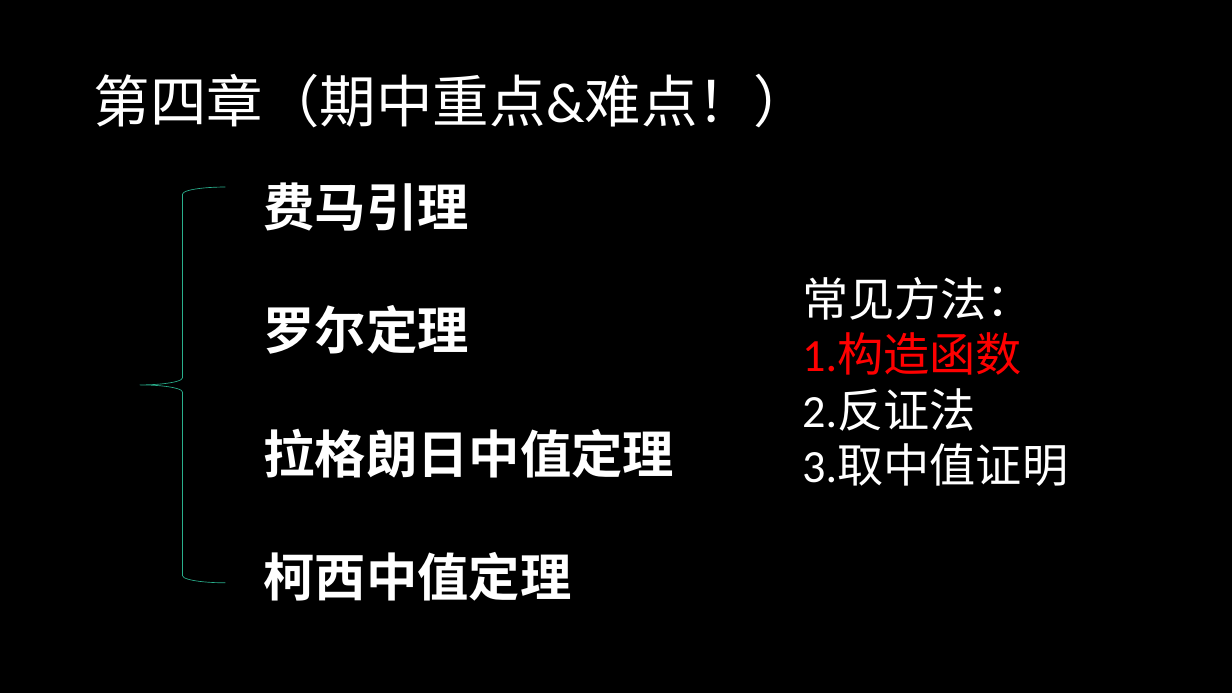
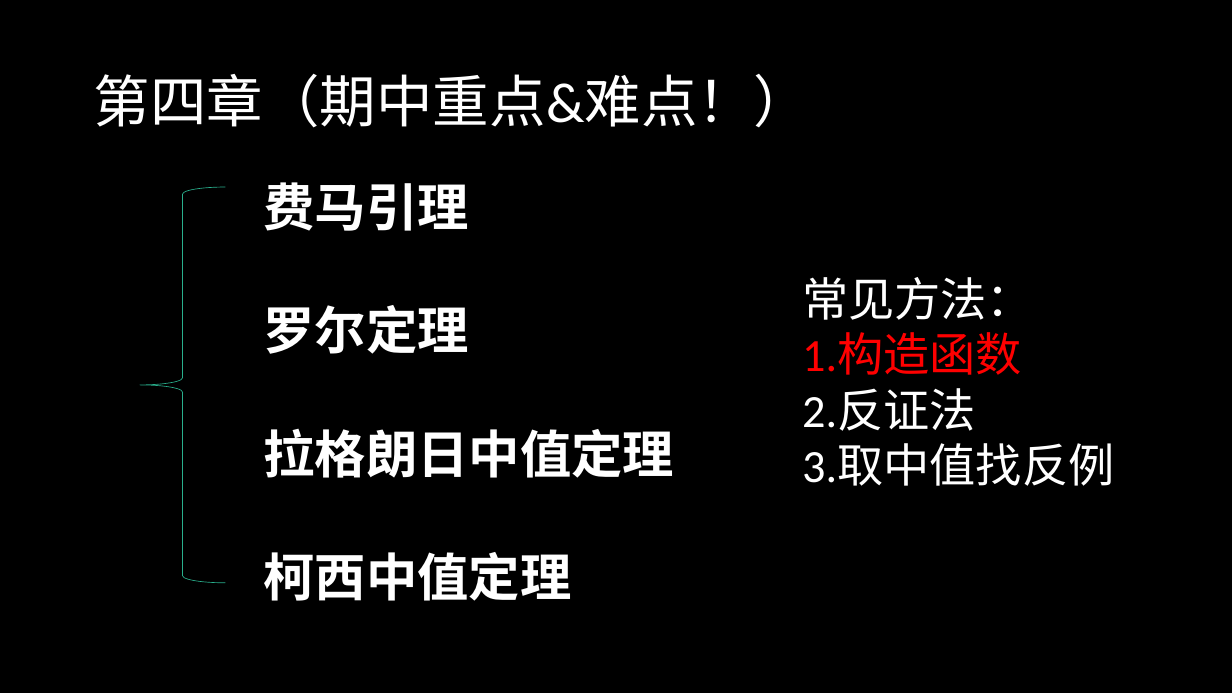
Before and after one commit to maaaark-creator/Calculus, a slide deck: slide 66 of 高数1.pptx (slide 64 before the commit). Drawn at 1232x693 pixels with LibreOffice and Linux fonts; fonts in the diff are those of the drawing. Boxes give left, top, right and bottom in pixels: in the first picture for what was removed or moved away, otherwise in the second. Text is boxed around its words. In the diff, an @@ line names an element or a change of style, - is before the commit and + after.

```diff
--- a/高数1.pptx
+++ b/高数1.pptx
@@ text at box(802, 444, 1114, 486): text changed @@
-3.取中值证明
+3.取中值找反例
```
Also in this commit, not shown: 2 other slides changed, 4 slides added.
